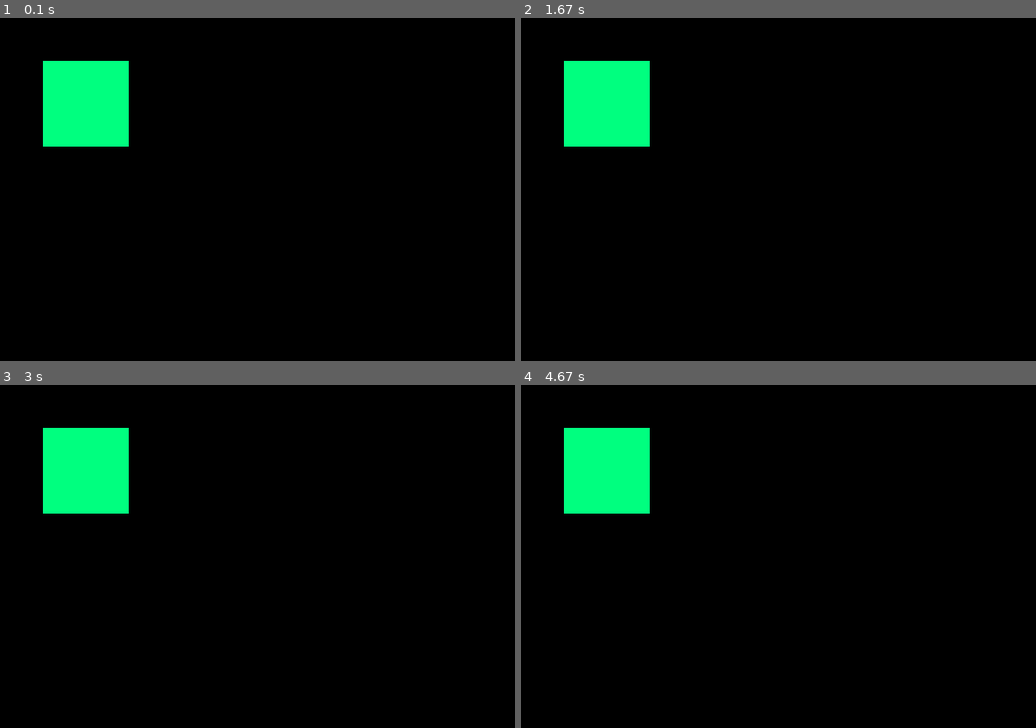
Above: before the commit, frames 1-4 (two rows, left to right).
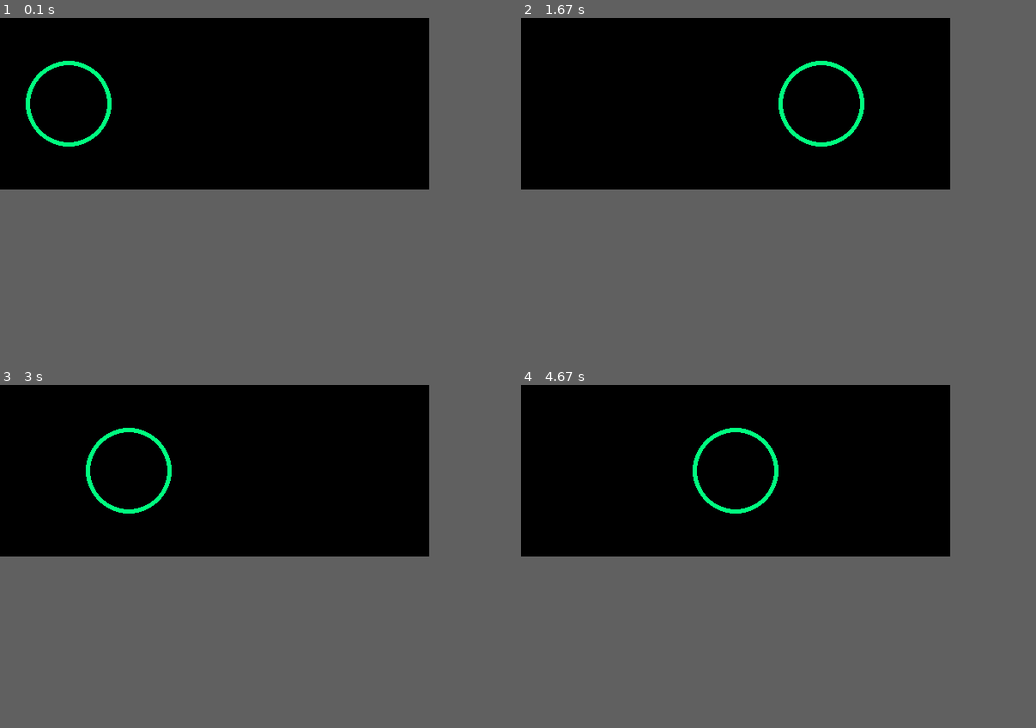
Above: after the commit, the same moments.

Repository: KaneZe/pygame_project
Game: pygame game, started from main.py
Two runs of this game, one before a commit and one after it. Both use one fixed random seed, a clock stepped at 60 frames per second and the inputs below.
Inputs:
- Up to frame 1 (0.1 s): no input
- Up to frame 2 (1.67 s): no input
- Up to frame 3 (3 s): no input
- Up to frame 4 (4.67 s): no input
In our replay, the window is 600x400 before the commit and 500x200 after it. These sizes can differ from the game's own. Grey fills any space a smaller window leaves; there, only what the larger window draws over its background counts as a difference.

The runs differ from the first frame. In frame 1, 3.9% of the frame differs, in the area x 5-25%, y 12-38%; in frame 2, 4.8%, in the area x 8-67%, y 12-38%; in frame 3, 4.2%; in frame 4, 4.8%.

Commit message:
Make an animation

Diff:
--- a/main.py
+++ b/main.py
@@ -1,36 +1,50 @@
 import pygame
-import tkinter
 
-# Инициализация модулей pygame
+# Инициализируем модуль pygame
 pygame.init()
 
-# Задаем количество кадров в секунду для приложения
+# Создаем необходимые константы
 FPS = 60
+DISPLAY_WIDTH = 500
+DISPLAY_HEIGHT = 200
+CIRCLE_COLOR = (0, 255, 127)
+BG_COLOR = (0, 0, 0)
+speed_x = 5
+x = 55
+y = 100
+R = 50
 
-# Задаем необходимые цвета
-LIGHTGREEN = (0, 255, 127)
-
-# Задаем объекты, создаем главное окно
+# Создаем главное окно и объект класса Clock
+display = pygame.display.set_mode((DISPLAY_WIDTH, DISPLAY_HEIGHT))
 clock = pygame.time.Clock()
-display = pygame.display.set_mode((600, 400))
-pygame.display.set_caption("My first game")
 
 
-# Создаем фигуры
-pygame.draw.rect(display, LIGHTGREEN, (50, 50, 100, 100))
-pygame.display.update()
-
-
-# Функция для бесконечного цикла и обработчика событий
+# Главная функция
 def main():
+    global x, speed_x
     run = True
     while run:
-        # Создаем задержку
-        clock.tick(FPS)
-        # Обработчик для нажатия на Х
+        # Заполняем главное окно белым цветом
+        display.fill(BG_COLOR)
+
+        if (x + R >= DISPLAY_WIDTH) or (x - R <= 0):
+            speed_x = -speed_x
+
+        pygame.draw.circle(display, CIRCLE_COLOR, (x, y), R, 5)
+
         for event in pygame.event.get():
+            # Обработчик для нажатия на крестик
             if event.type == pygame.QUIT:
                 return
+
+        # Обновляем дисплей для отображения круга
+        pygame.display.update()
+
+        # Перемещаем центр круга по горизонтали
+        x += speed_x
+
+        # С какой частотой кадров в секунду будет работать программа
+        clock.tick(FPS)
 
 
 if __name__ == "__main__":
